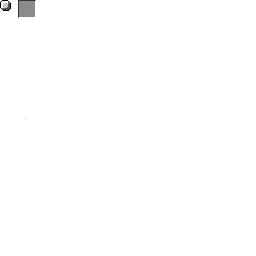
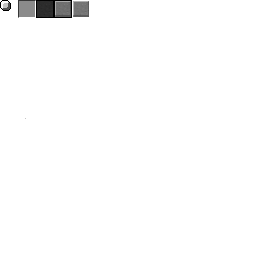
Revision of a layered 256 x 256 image; what changed, layer by layer:
renamed "Layer 4(pasted)" to "Layer 8(pasted)", painted on it over [36, 0, 89, 18]
removed layer "Layer 13(pasted)" over [36, 0, 89, 18]
painted on "Layer 1" over [36, 0, 89, 18]
